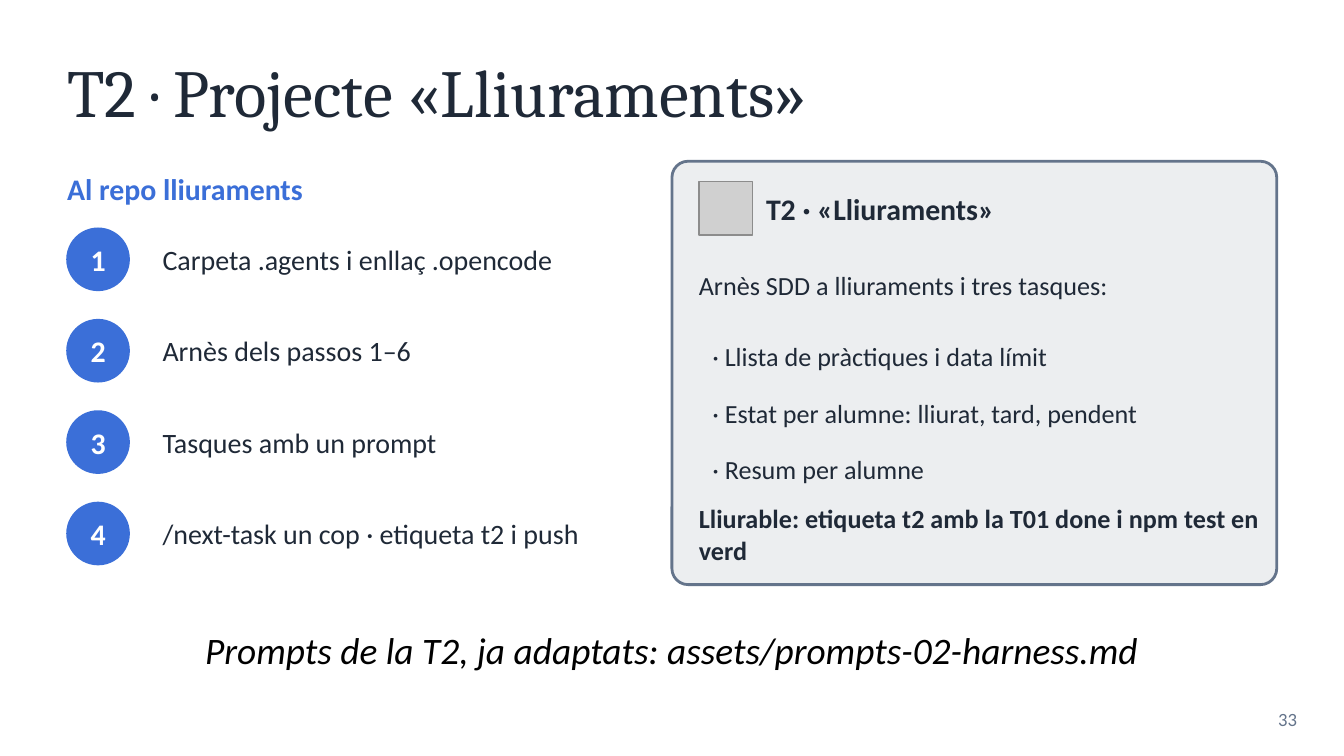
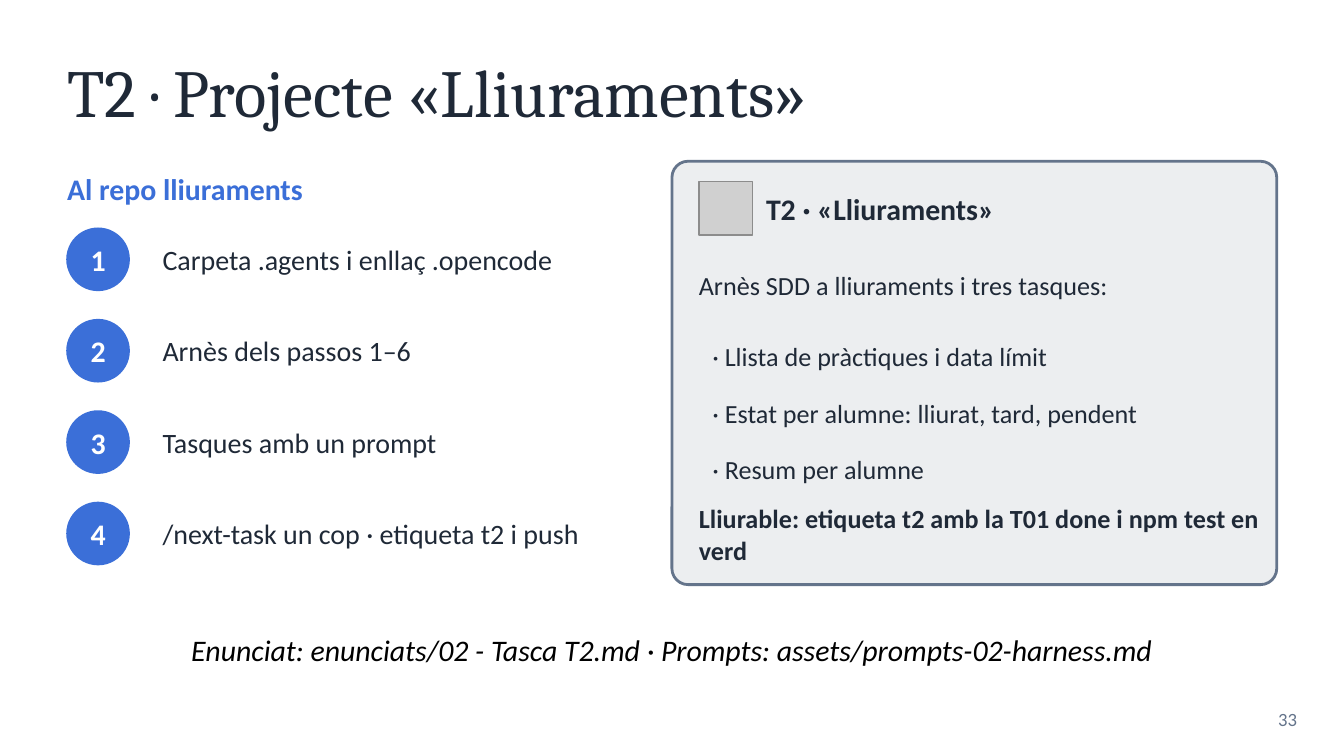
Before and after one commit to optimisme/XTEC-CursAgentsIA, a slide deck: slide 33 of diapositives/02 - Harness Engineering.pptx. Drawn at 1344x756 pixels with LibreOffice and Linux fonts; fonts in the diff are those of the drawing; grey boxes stand for pictures. Boxes give left, top, right and bottom in pixels: in the first picture for what was removed or moved away, otherwise in the second. Text is boxed around its words. In the diff, an @@ line names an element or a change of style, - is before the commit and + after.

```diff
--- a/diapositives/02 - Harness Engineering.pptx
+++ b/diapositives/02 - Harness Engineering.pptx
@@ text at (x1=191, y1=640, x2=1152, y2=666): text changed; size 20 to 16 pt @@
-Prompts de la T2, ja adaptats: assets/prompts-02-harness.md
+Enunciat: enunciats/02 - Tasca T2.md · Prompts: assets/prompts-02-harness.md
```
Also in this commit, not shown: 1 other slide changed, 25 other files.
